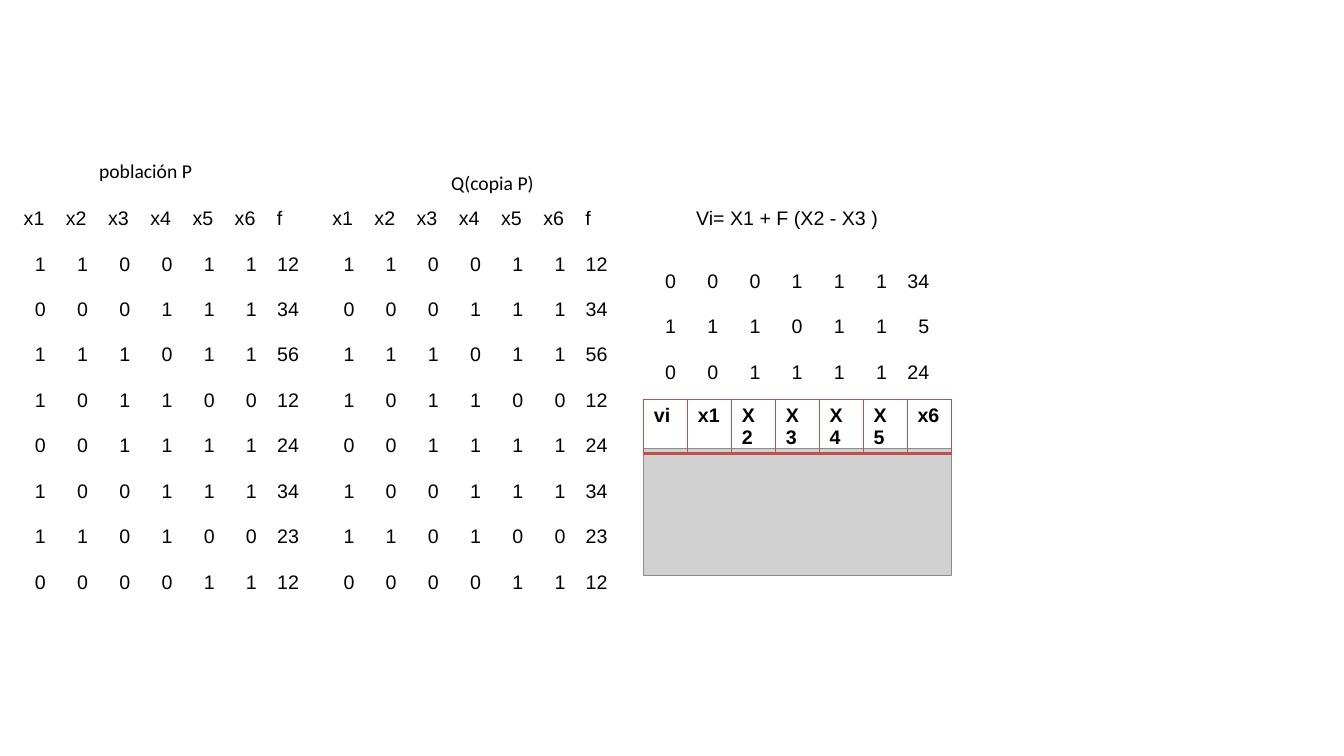
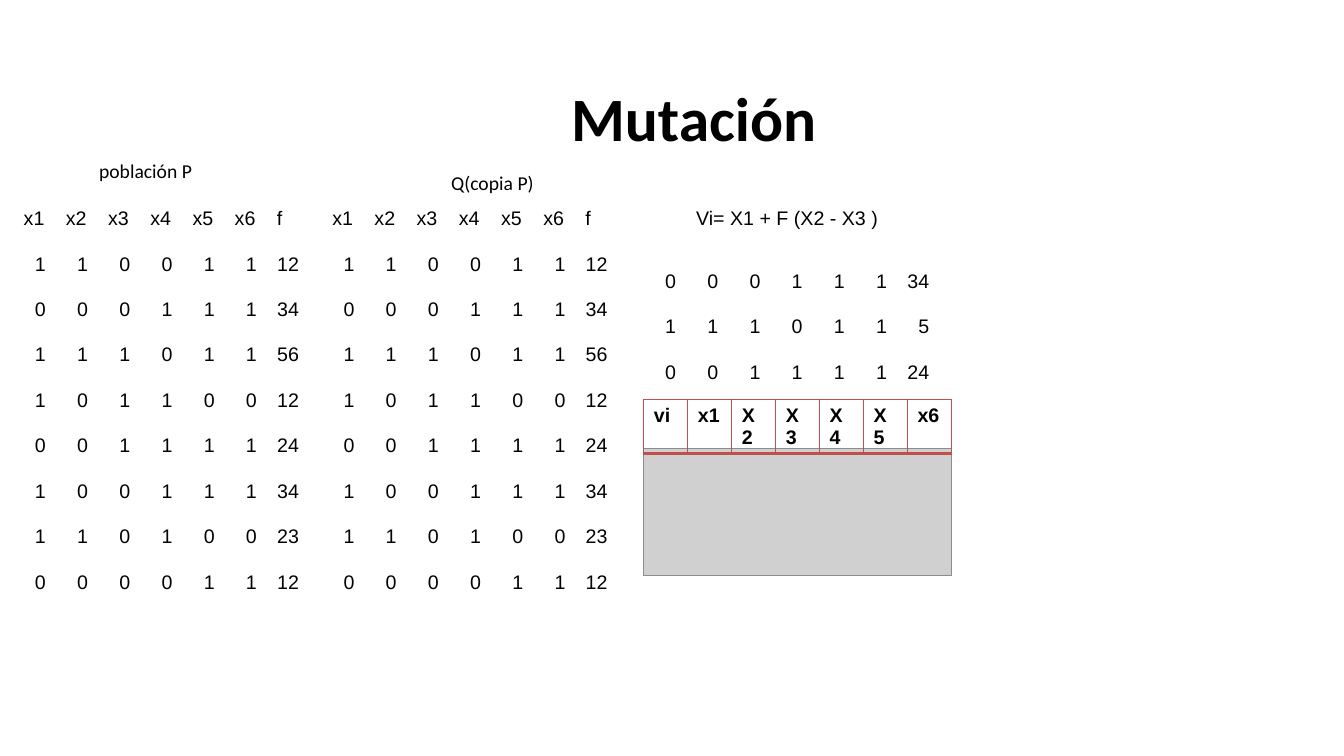
Before and after one commit to dpdorado/DECC-G, a slide deck: slide 5 of Documentacion/Presentación .pptx. Drawn at 1344x756 pixels with LibreOffice and Linux fonts; fonts in the diff are those of the drawing; grey boxes stand for pictures; background and template pictures are left out. Boxes give left, top, right and bottom in pixels: in the first picture for what was removed or moved away, otherwise in the second. Text is boxed around its words. In the diff, an @@ line names an element or a change of style, - is before the commit and + after.

```diff
--- a/Documentacion/Presentación .pptx
+++ b/Documentacion/Presentación .pptx
@@ title added at (571, 97, 816, 142), 44 pt, text #000000, bold @@
+Mutación
```
Also in this commit, not shown: 1 other slide changed, 9 other files.
